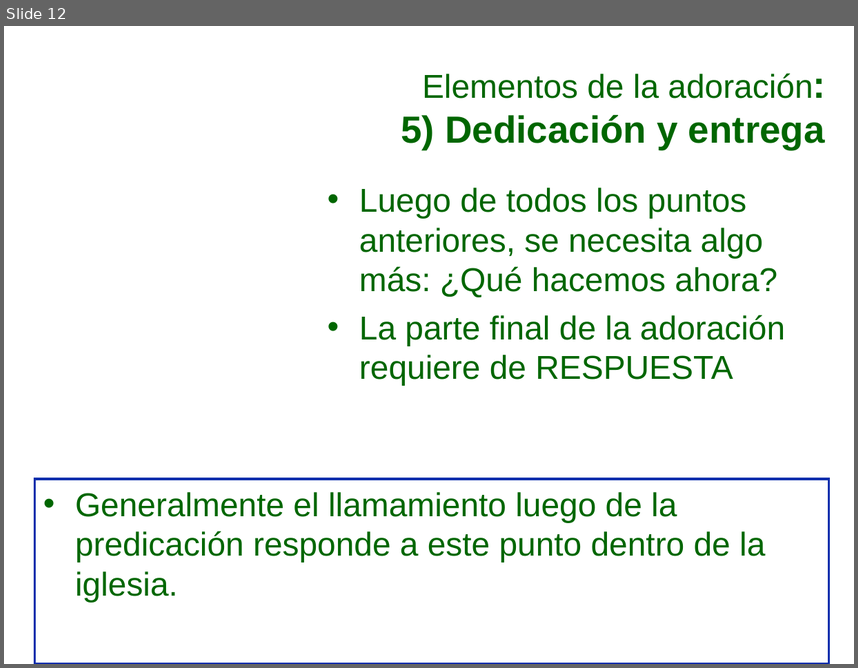
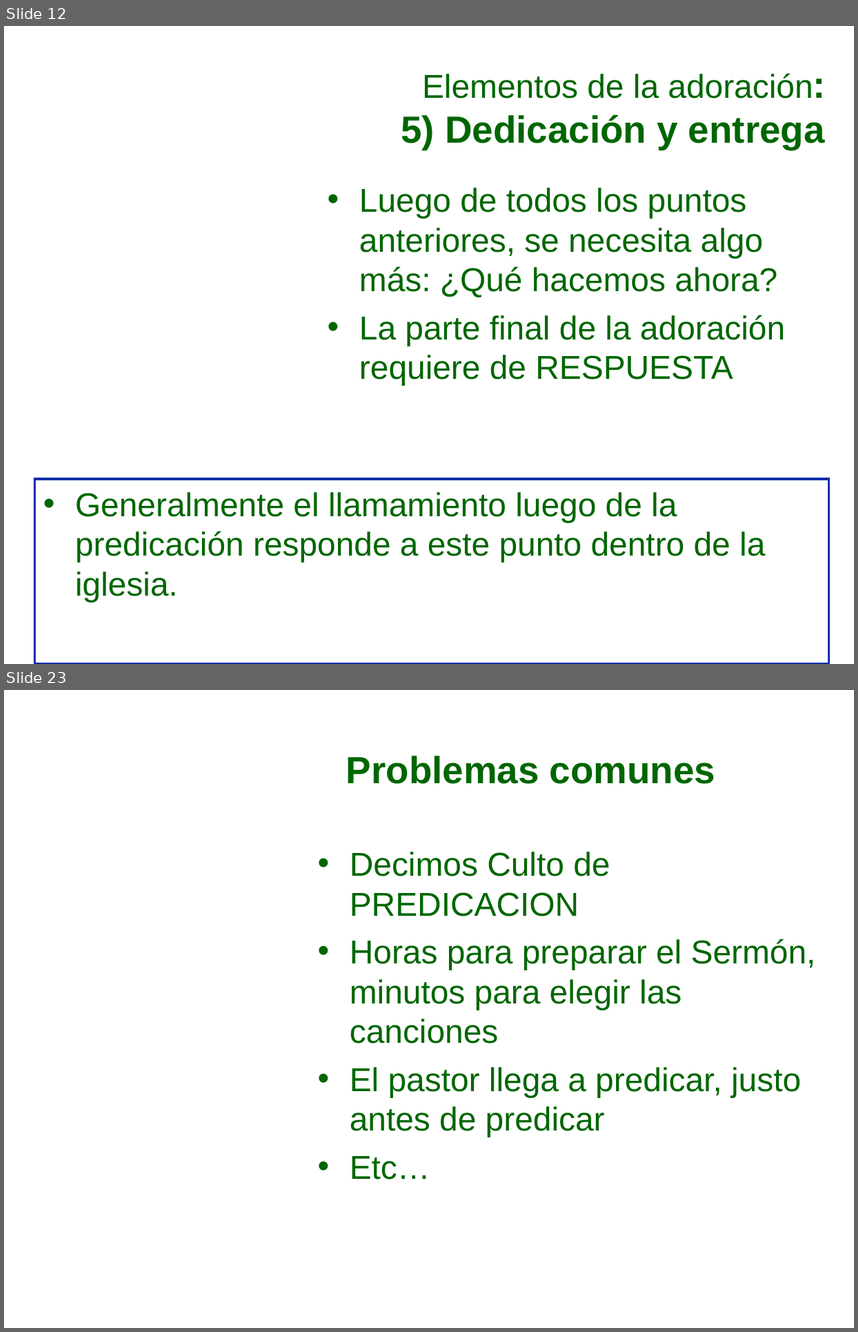
Before and after one commit to afols/iglesia, a slide deck: trunk/ iglesia --username adrianfols/Escuela Dominical/Iglecrecimiento/Mi_iglesia_puede_S4.ppt. Shown one above the other, each under a label of ours: slide 12 before the commit, slides 12 and 23 after it; the slides between them are not shown. The pictures are 858x668 and 858x1332 pixels, drawn with LibreOffice and Linux fonts; fonts in the diff are those of the drawing; background and template pictures are left out. Boxes give left, top, right and bottom in pixels: in the first picture for what was removed or moved away, otherwise in the second. Text is boxed around its words. In the diff, an @@ line names an element or a change of style, - is before the commit and + after.

```diff
--- a/trunk/ iglesia --username adrianfols/Escuela Dominical/Iglecrecimiento/Mi_iglesia_puede_S4.ppt
+++ b/trunk/ iglesia --username adrianfols/Escuela Dominical/Iglecrecimiento/Mi_iglesia_puede_S4.ppt
@@ slide 23 added at bbox=[4, 690, 854, 1328], background picture (left out) @@
@@ title added at bbox=[346, 756, 715, 784], 32 pt, text #006600, bold @@
+Problemas comunes
@@ text added at bbox=[350, 851, 816, 1179], 28 pt, text #006600 @@
+• Decimos Culto de PREDICACION
+• Horas para preparar el Sermón, minutos para elegir las canciones
+• El pastor llega a predicar, justo antes de predicar
+• Etc…
```
Also in this commit, not shown: 14 other slides added.
